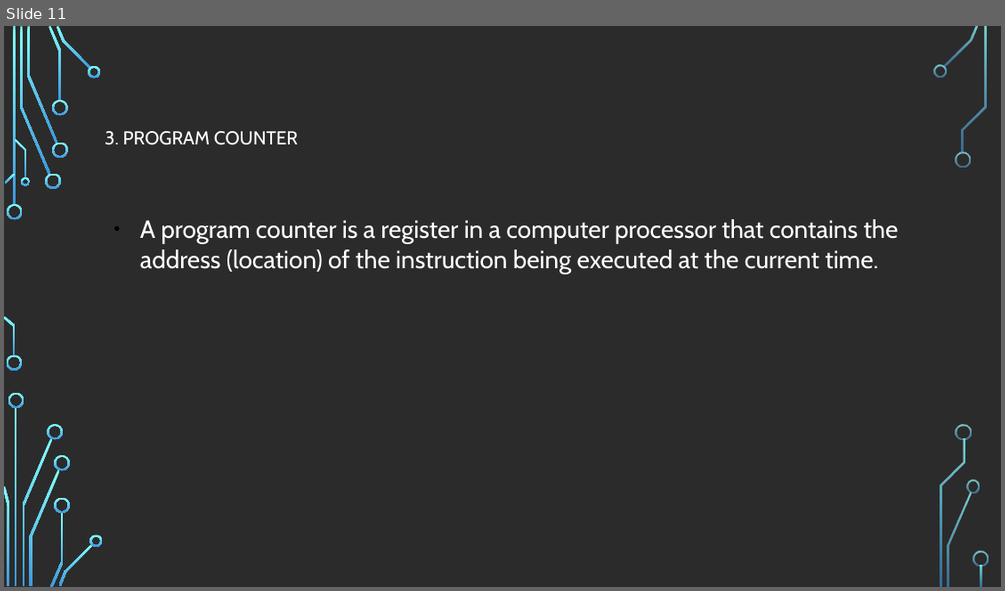
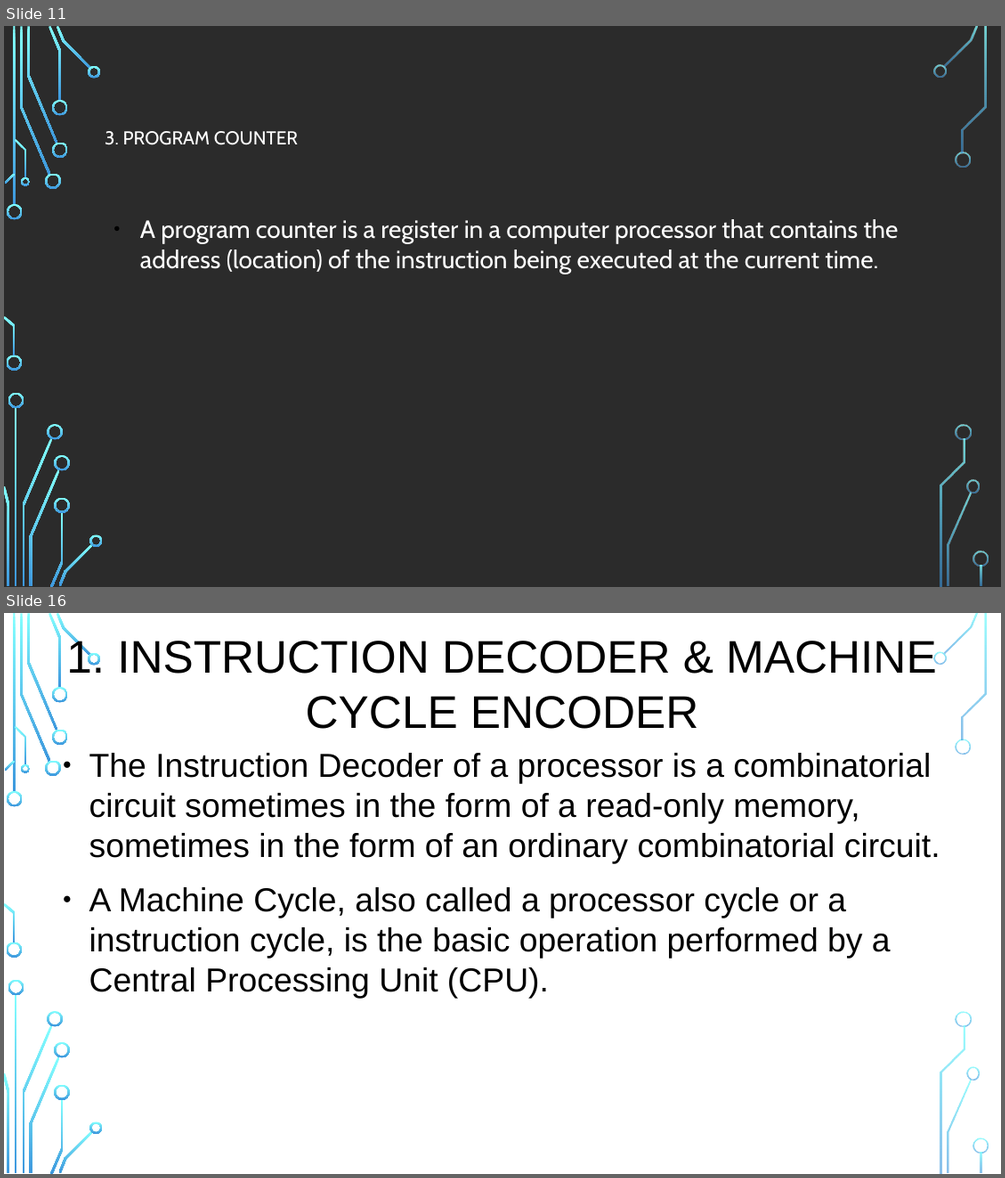
Before and after one commit to mhannan-dev/laravel_ecommerce, a slide deck: 8085 Microprocessor.pptx. Shown one above the other, each under a label of ours: slide 11 before the commit, slides 11 and 16 after it; the slides between them are not shown. The pictures are 1005x591 and 1005x1178 pixels, drawn with LibreOffice and Linux fonts; fonts in the diff are those of the drawing; background and template pictures are left out; a plain dark background stands for a picture behind light text. Boxes give left, top, right and bottom in pixels: in the first picture for what was removed or moved away, otherwise in the second. Text is boxed around its words. In the diff, an @@ line names an element or a change of style, - is before the commit and + after.

```diff
--- a/8085 Microprocessor.pptx
+++ b/8085 Microprocessor.pptx
@@ slide 16 added at bbox=[4, 613, 1001, 1174], background picture (left out); not listed: 36 template elements that a slide beside it also shows @@
@@ text added at bbox=[66, 636, 937, 729], 44 pt, text #000000 @@
+1. INSTRUCTION DECODER & MACHINE
+CYCLE ENCODER
@@ text added at bbox=[89, 753, 940, 998], 32 pt, text #000000 @@
+● The Instruction Decoder of a processor is a combinatorial circuit sometimes in the form of a read-only memory, sometimes in the form of an ordinary combinatorial circuit.
+● A Machine Cycle, also called a processor cycle or a instruction cycle, is the basic operation performed by a Central Processing Unit (CPU).
```
Also in this commit, not shown: 9 other slides changed, 10 other slides added, 3 slides removed.
